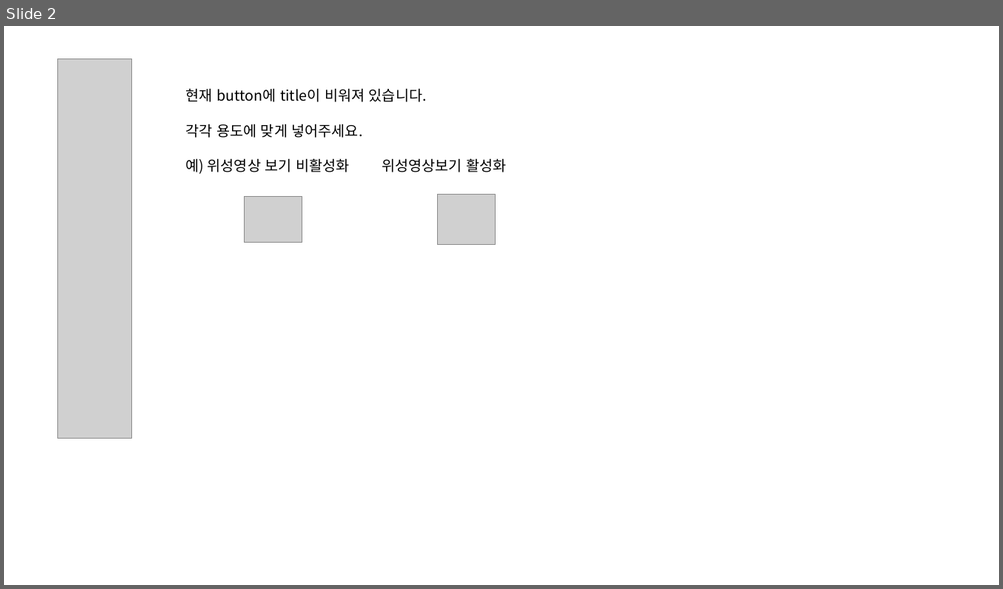
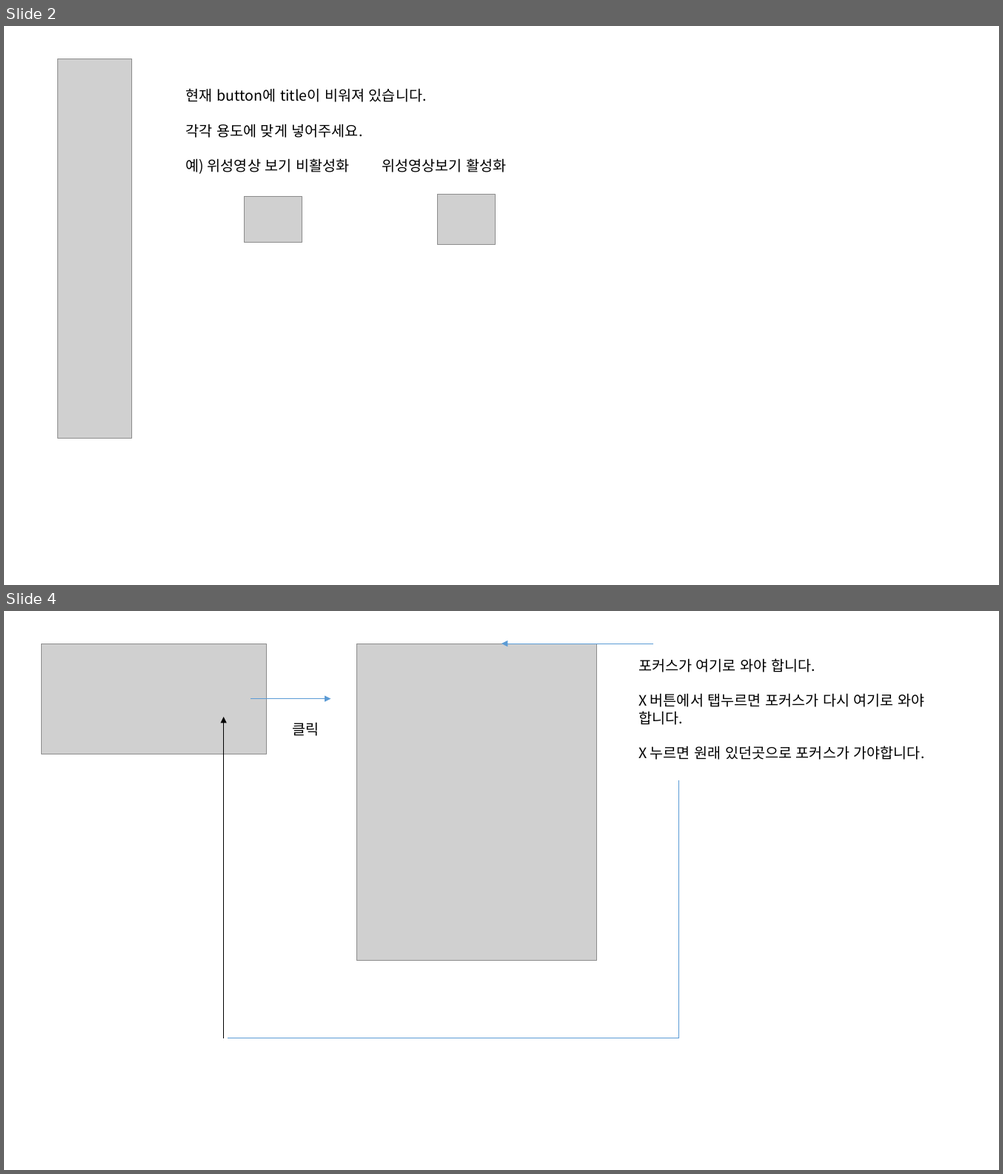
Before and after one commit to jeoungGyy/sejong, a slide deck: ppt/웹접근성 오류 체크(운영).pptx. Shown one above the other, each under a label of ours: slide 2 before the commit, slides 2 and 4 after it; the slides between them are not shown. The pictures are 1003x589 and 1003x1174 pixels, drawn with LibreOffice and Linux fonts; fonts in the diff are those of the drawing; grey boxes stand for pictures. Boxes give left, top, right and bottom in pixels: in the first picture for what was removed or moved away, otherwise in the second. Text is boxed around its words. In the diff, an @@ line names an element or a change of style, - is before the commit and + after.

```diff
--- a/ppt/웹접근성 오류 체크(운영).pptx
+++ b/ppt/웹접근성 오류 체크(운영).pptx
@@ slide 4 added at <box>4,611,999,1170</box>, background #FFFFFF @@
@@ picture added at <box>41,644,266,755</box> @@
@@ picture added at <box>356,644,597,961</box> @@
@@ arrow added from (653, 644) to (502, 644), #5B9BD5 0.5 pt @@
@@ text added at <box>638,658,925,760</box>, 14 pt, text #000000 @@
+포커스가 여기로 와야 합니다.
+X 버튼에서 탭누르면 포커스가 다시 여기로 와야
+합니다.
+X 누르면 원래 있던곳으로 포커스가 가야합니다.
@@ arrow added from (251, 699) to (331, 699), #5B9BD5 0.5 pt @@
@@ arrow added from (223, 1039) to (223, 717), #000000 0.5 pt @@
@@ text added at <box>292,722,318,736</box>, 14 pt, text #000000 @@
+클릭
@@ line added from (678, 1039) to (678, 780), #5B9BD5 0.5 pt @@
@@ line added from (227, 1039) to (678, 1039), #5B9BD5 0.5 pt @@
```
Also in this commit, not shown: 1 slide changed, 1 slide removed, 1 other file.
